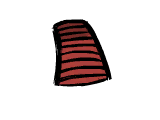
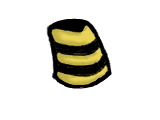
Revision of a layered 160px x 120px image; what changed, layer by layer:
hid "Layer" over box(51, 19, 112, 87)
showed "torso-1.png", painted on it over box(46, 18, 112, 89)
